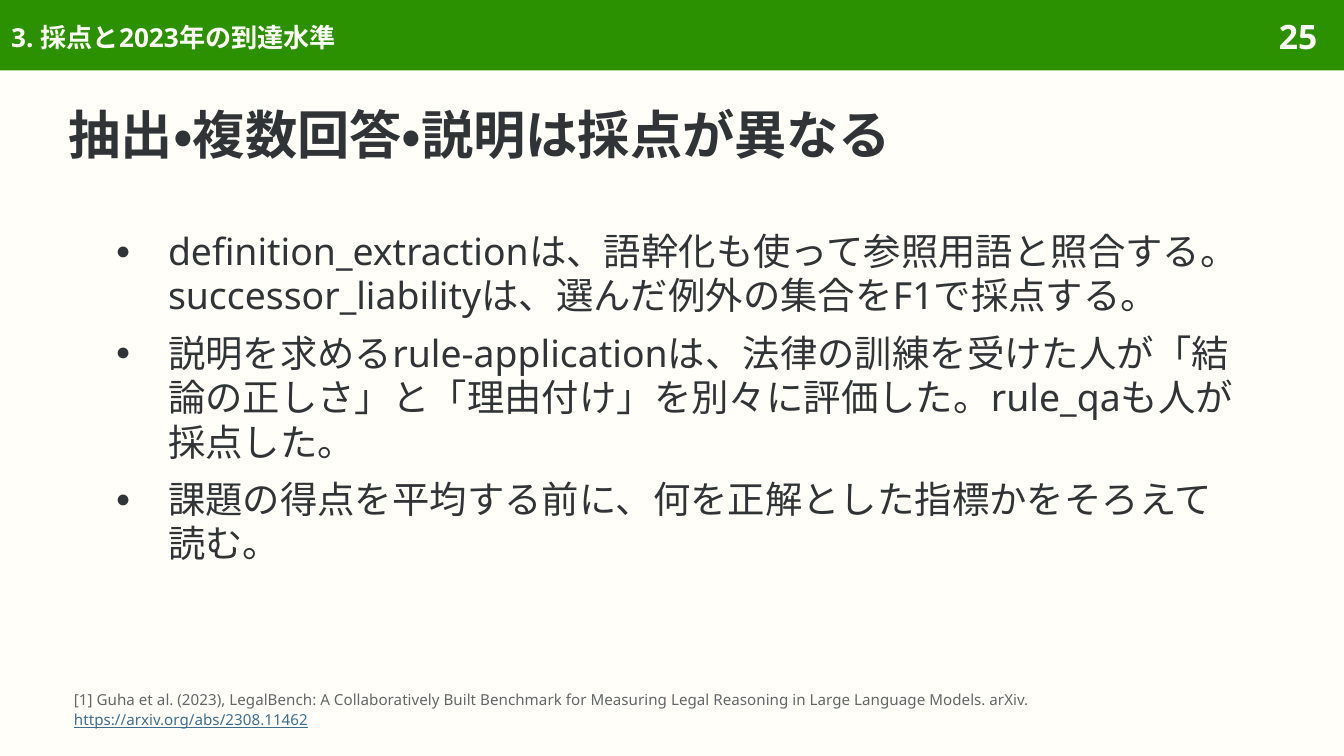
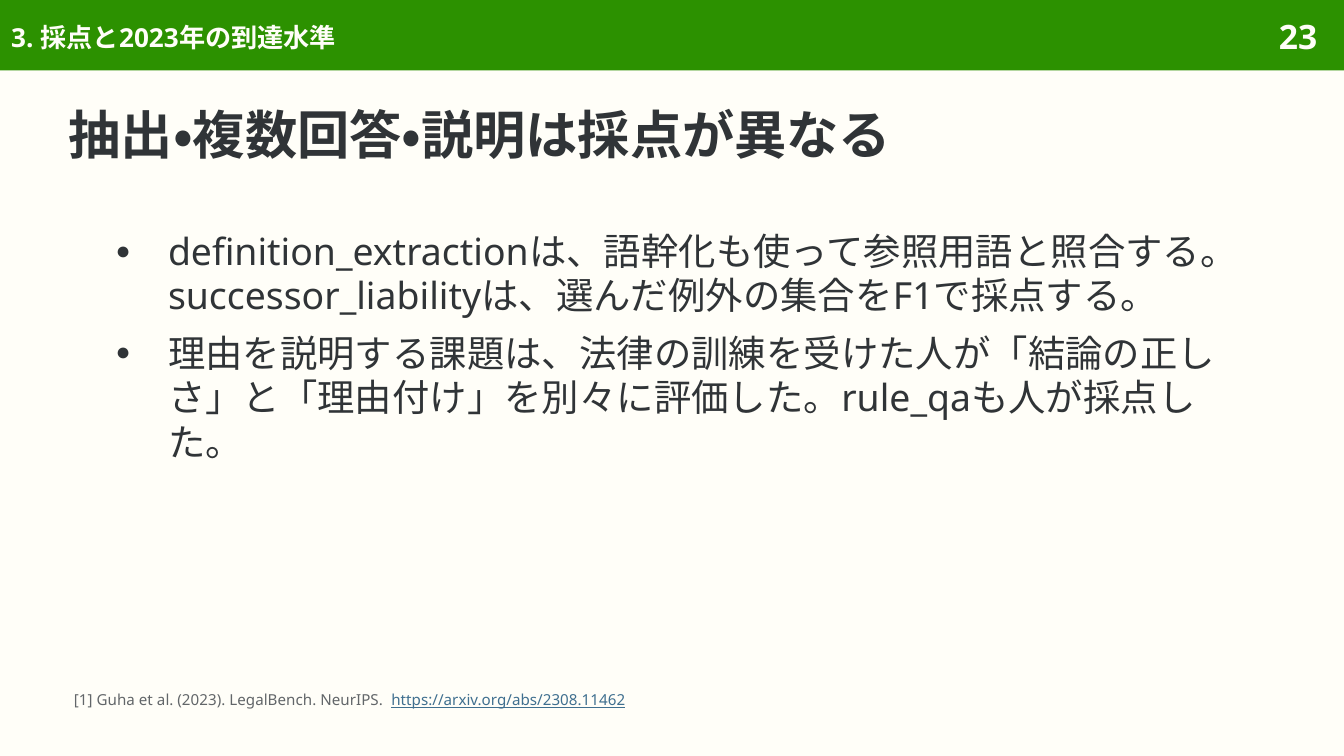
Before and after one commit to sasakiy84/datasets-in-10-minutes, a slide deck: slide 23 of slides/datasets-in-10-minutes-legalbench.pptx (slide 25 before the commit). Drawn at 1344x756 pixels with LibreOffice and Linux fonts; fonts in the diff are those of the drawing. Boxes give left, top, right and bottom in pixels: in the first picture for what was removed or moved away, otherwise in the second. Text is boxed around its words. In the diff, an @@ line names an element or a change of style, - is before the commit and + after.

Commit message:
Rebuild LegalBench slides around legal tasks and original evaluation

```diff
--- a/slides/datasets-in-10-minutes-legalbench.pptx
+++ b/slides/datasets-in-10-minutes-legalbench.pptx
@@ page number at (1279,24,1317,50): text changed @@
-25
+23
@@ text at (168,335,1215,459): text changed @@
-● 説明を求めるrule-applicationは、法律の訓練を受けた人が「結論の正しさ」と「理由付け」を別々に評価した。rule_qaも人が採点した。
-● 課題の得点を平均する前に、何を正解とした指標かをそろえて読む。
+● 理由を説明する課題は、法律の訓練を受けた人が「結論の正しさ」と「理由付け」を別々に評価した。rule_qaも人が採点した。
@@ text at (74,693,625,709): text changed @@
-[1] Guha et al. (2023), LegalBench: A Collaboratively Built Benchmark for Measuring Legal Reasoning in Large Language Models. arXiv.
-https://arxiv.org/abs/2308.11462
+[1] Guha et al. (2023). LegalBench. NeurIPS. https://arxiv.org/abs/2308.11462
```
Also in this commit, not shown: 48 other slides changed, 30 slides removed, 43 other files.
